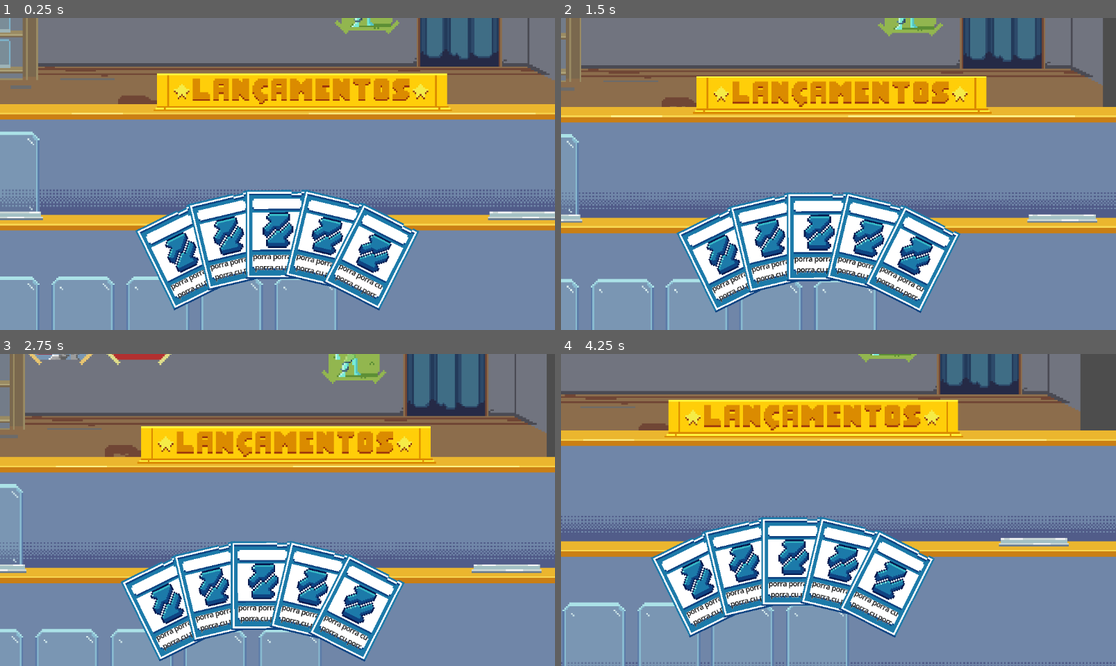
Above: before the commit, frames 1-4 (two rows, left to right).
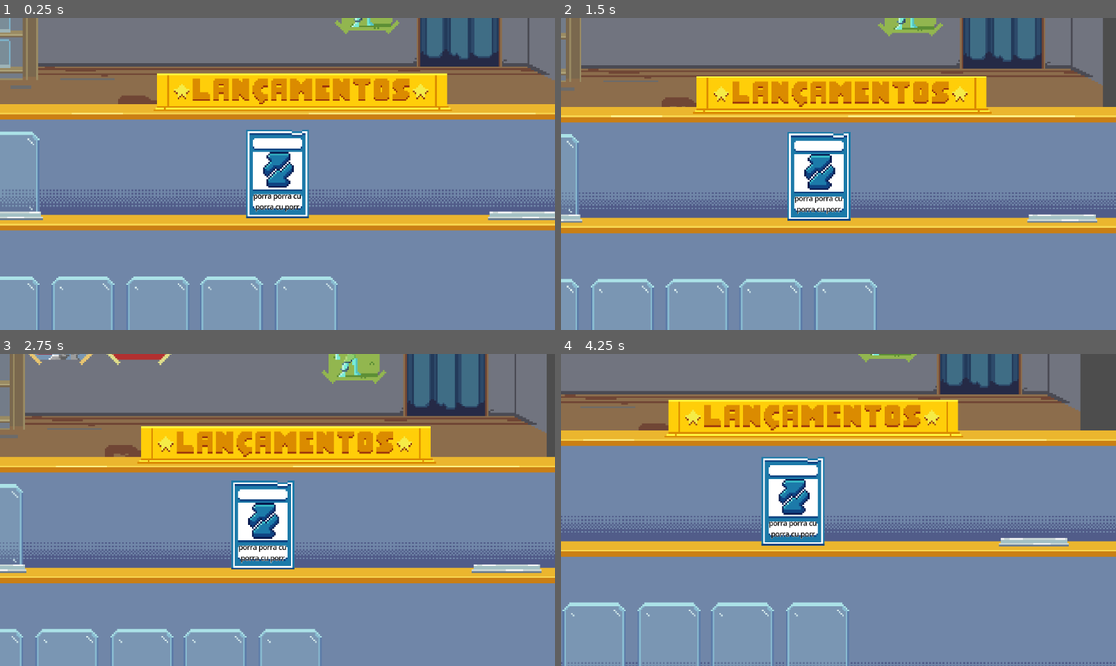
Above: after the commit, the same moments.

Repository: ingrydf12/datadeck
Game: Godot game, scene res://Fase1.tscn
Two runs of this game, one before a commit and one after it. Both use one fixed random seed, a clock stepped at 60 frames per second and the inputs below.
Inputs (mouse positions are in pixels of both pictures, inside the frame that each line leads up to):
- Up to frame 1 (0.25 s): no input
- Up to frame 2 (1.5 s): tap Enter at 0.5 s; move the mouse to (960, 158) at 0.52 s; click (960, 158) at 0.67 s; move the mouse to (727, 189) at 1.27 s; click (727, 189) at 1.42 s
- Up to frame 3 (2.75 s): move the mouse to (333, 441) at 2.02 s; click (333, 441) at 2.17 s
- Up to frame 4 (4.25 s): move the mouse to (810, 572) at 2.77 s; click (810, 572) at 2.92 s; move the mouse to (1005, 556) at 3.52 s; click (1005, 556) at 3.67 s

The runs differ from the first frame. In frame 1, 15% of the frame differs, in the area x 24-76%, y 35-94%; in frame 2, 15%; in frame 3, 15%; in frame 4, 15%, in the area x 16-68%, y 32-91%.
Error after the commit: Invalid assignment of property or key 'transform' with value of type 'Transform2D' on a base object of type 'Control (carta.gd)'. (res://fase_1.gd:35)

Commit message:
cartas sao Control e curva automatica

Diff:
--- /dev/null
+++ b/area_testes.tscn
@@ -0,0 +1,63 @@
+[gd_scene load_steps=6 format=3 uid="uid://dxv03q0eb5ekg"]
+
+[ext_resource type="PackedScene" uid="uid://ctpi2odakf7jn" path="res://carta.tscn" id="1_6kkv1"]
+[ext_resource type="PackedScene" uid="uid://c7mk3oyur7wxi" path="res://curva_mao.tscn" id="1_k1smi"]
+[ext_resource type="Texture2D" uid="uid://dou0qyhqk7xy2" path="res://assets/image.png" id="1_p34la"]
+
+[sub_resource type="StyleBoxTexture" id="StyleBoxTexture_m6kfh"]
+texture = ExtResource("1_p34la")
+texture_margin_left = 11.0
+texture_margin_top = 11.0
+texture_margin_right = 11.0
+texture_margin_bottom = 11.0
+
+[sub_resource type="Curve2D" id="Curve2D_p34la"]
+resource_local_to_scene = true
+bake_interval = 10.0
+_data = {
+"points": PackedVector2Array(-213.37071, 74.240364, 213.37071, -74.240364, -344, 7, -232.34811, -83.92025, 232.34811, 83.92025, 340, 7)
+}
+point_count = 2
+
+[node name="AreaTestes" type="Node"]
+
+[node name="ContainerFake" type="Panel" parent="."]
+offset_left = 213.0
+offset_top = 418.0
+offset_right = 389.0
+offset_bottom = 482.75
+scale = Vector2(4, 4)
+mouse_filter = 2
+theme_override_styles/panel = SubResource("StyleBoxTexture_m6kfh")
+
+[node name="CurvaMao" parent="." instance=ExtResource("1_k1smi")]
+position = Vector2(567, 583)
+curve = SubResource("Curve2D_p34la")
+
+[node name="Carta" parent="CurvaMao" instance=ExtResource("1_6kkv1")]
+offset_left = -209.66074
+offset_top = -30.315922
+offset_right = -209.66074
+offset_bottom = -30.315922
+rotation = -0.20619845
+
+[node name="Carta2" parent="CurvaMao" instance=ExtResource("1_6kkv1")]
+offset_left = -71.600235
+offset_top = -49.7182
+offset_right = -71.600235
+offset_bottom = -49.7182
+rotation = -0.07217129
+
+[node name="Carta3" parent="CurvaMao" instance=ExtResource("1_6kkv1")]
+offset_left = 67.80898
+offset_top = -50.16198
+offset_right = 67.80898
+offset_bottom = -50.16198
+rotation = 0.06643529
+
+[node name="Carta4" parent="CurvaMao" instance=ExtResource("1_6kkv1")]
+offset_left = 205.91277
+offset_top = -31.14969
+offset_right = 205.91277
+offset_bottom = -31.14969
+rotation = 0.20724529
--- a/carta.gd
+++ b/carta.gd
@@ -1,17 +1,19 @@
-extends Node2D
-
+extends Control
 
 @export_category("Dados")
 @export var dados : Operacao
 @export var descricao : String = ''
+
 var controlled : bool = false
 var origem : Vector2
 var rotacao_original : float
+var offset_original : Vector2
 var tween : Tween
 
 func _ready() -> void:
 	origem = global_position
 	rotacao_original = rotation
+	offset_original = $Textura.pivot_offset
 
 
 func _process(_delta: float) -> void:
@@ -20,29 +22,57 @@
 
 
 func _on_button_mouse_entered() -> void:
-	create_tween().tween_property($Sprite2D, 'scale',Vector2(4.8,4.8), 0.15)
-	create_tween().tween_property($Label, 'scale',Vector2(1.2,1.2), 0.15)
-	create_tween().tween_property($Sprite2D, 'offset',Vector2(-2,-2), 0.15)
-	z_index = 5
+	_crescer()
 
 func _on_button_button_down() -> void:
 	controlled = true
-	if tween and tween.is_running():
-		tween.kill()
-
-	tween = create_tween()
-	tween.set_trans(Tween.TRANS_ELASTIC)
-	tween.set_ease(Tween.EASE_OUT)
-	tween.tween_property(self, 'rotation', 0, 0.5)
-	z_index = 8
+	_rotacionar_gostoso()
 	desativar_irmas()
 
 func _on_button_button_up() -> void:
 	controlled = false
+
+	#vai detectar se foi soltada em cima da "mesa"
 	var areas = $Area2D.get_overlapping_areas()
+	print(areas)
 	if areas and areas[0].get_node('../').has_method('add_carta'):
 		areas[0].get_node('../').add_carta(self)
 
+	_voltar_original()
+	_diminuir()
+	ativar_irmas()
+
+
+func _on_button_mouse_exited() -> void:
+	_diminuir()
+
+func desativar_irmas():
+	for c in get_parent().get_children():
+		if c == self or c is not Control: continue
+		var b : Button = c.get_child(-1)
+		b.mouse_behavior_recursive = Control.MOUSE_BEHAVIOR_DISABLED
+
+func ativar_irmas():
+	for c in get_parent().get_children():
+		if c == self or c is not Control: continue
+		var b : Button = c.get_child(-1)
+		b.mouse_behavior_recursive = Control.MOUSE_BEHAVIOR_INHERITED
+
+func _crescer():
+	create_tween().tween_property($Textura, 'scale',Vector2(4.8,4.8), 0.15)
+	create_tween().tween_property($Label, 'scale',Vector2(1.2,1.2), 0.15)
+	#TODO: SOMBRAS
+	#create_tween().tween_property($Textura, 'pivot_offset', offset_original + Vector2(2,2), 0.15)
+	z_index = 5
+
+func _diminuir():
+	create_tween().tween_property($Textura, 'scale',Vector2(4, 4), 0.15)
+	create_tween().tween_property($Label, 'scale',Vector2(1, 1), 0.15)
+	#TODO: SOMBRAS
+	#create_tween().tween_property($Textura, 'pivot_offset', offset_original, 0.15)
+	z_index = 0
+
+func _voltar_original():
 	if not origem or not rotacao_original:
 		return
 
@@ -56,25 +86,13 @@
 	tween.tween_property(self, 'global_position', origem, 0.15)
 	tween.tween_property(self, 'rotation', rotacao_original, 0.15)
 
-	create_tween().tween_property($Sprite2D, 'scale',Vector2(4, 4), 0.15)
-	create_tween().tween_property($Label, 'scale',Vector2(1, 1), 0.15)
-	ativar_irmas()
+func _rotacionar_gostoso():
+	if tween and tween.is_running():
+		tween.kill()
 
-
-func _on_button_mouse_exited() -> void:
-	create_tween().tween_property($Sprite2D, 'scale',Vector2(4, 4), 0.15)
-	create_tween().tween_property($Label, 'scale',Vector2(1, 1), 0.15)
-	create_tween().tween_property($Sprite2D, 'offset',Vector2.ZERO, 0.15)
-	z_index = 0
-
-func desativar_irmas():
-	for c in get_parent().get_children():
-		if c == self: continue
-		var b : Button = c.get_child(0)
-		b.mouse_behavior_recursive = Control.MOUSE_BEHAVIOR_DISABLED
-
-func ativar_irmas():
-	for c in get_parent().get_children():
-		if c == self: continue
-		var b : Button = c.get_child(0)
-		b.mouse_behavior_recursive = Control.MOUSE_BEHAVIOR_INHERITED
+	tween = create_tween()
+	tween.set_trans(Tween.TRANS_ELASTIC)
+	tween.set_ease(Tween.EASE_OUT)
+	tween.tween_property(self, 'rotation', 0, 0.5)
+	print('oi')
+	z_index = 8
--- a/carta.tscn
+++ b/carta.tscn
@@ -11,29 +11,53 @@
 [sub_resource type="RectangleShape2D" id="RectangleShape2D_4gtqo"]
 size = Vector2(148, 208)
 
-[node name="Carta" type="Node2D"]
+[node name="Carta" type="Control"]
+layout_mode = 3
+anchors_preset = 0
 script = ExtResource("1_4gtqo")
 dados = SubResource("Resource_xu3ok")
 descricao = "teste para cartinha loucaaa"
 
-[node name="Button" type="Button" parent="."]
-modulate = Color(1, 1, 1, 0)
-offset_left = -74.0
-offset_top = -104.0
-offset_right = 74.0
-offset_bottom = 104.0
-mouse_filter = 1
+[node name="Sombra" type="TextureRect" parent="."]
+self_modulate = Color(0, 0, 0, 0.58431375)
+layout_mode = 1
+anchors_preset = 8
+anchor_left = 0.5
+anchor_top = 0.5
+anchor_right = 0.5
+anchor_bottom = 0.5
+offset_left = -18.500023
+offset_top = -26.0
+offset_right = 18.500023
+offset_bottom = 26.0
+grow_horizontal = 2
+grow_vertical = 2
+scale = Vector2(4, 4)
+pivot_offset = Vector2(18.5, 26)
+mouse_filter = 2
+mouse_behavior_recursive = 1
+texture = ExtResource("3_77s45")
+stretch_mode = 3
 
-[node name="Sprite2D" type="Sprite2D" parent="."]
-texture_filter = 3
+[node name="Textura" type="TextureRect" parent="."]
+layout_mode = 1
+anchors_preset = 8
+anchor_left = 0.5
+anchor_top = 0.5
+anchor_right = 0.5
+anchor_bottom = 0.5
+offset_left = -18.5
+offset_top = -26.0
+offset_right = 18.5
+offset_bottom = 26.0
+grow_horizontal = 2
+grow_vertical = 2
 scale = Vector2(4, 4)
+pivot_offset = Vector2(18.5, 26)
+mouse_filter = 2
+mouse_behavior_recursive = 1
 texture = ExtResource("3_77s45")
-
-[node name="Sombra" type="Sprite2D" parent="Sprite2D"]
-self_modulate = Color(0, 0, 0, 0.5294118)
-z_index = -1
-texture_filter = 3
-texture = ExtResource("3_77s45")
+stretch_mode = 3
 
 [node name="Area2D" type="Area2D" parent="."]
 
@@ -41,14 +65,15 @@
 shape = SubResource("RectangleShape2D_4gtqo")
 
 [node name="Label" type="Label" parent="."]
-anchors_preset = -1
+layout_mode = 0
 offset_left = -58.0
 offset_top = 41.0
 offset_right = 58.0
 offset_bottom = 88.66667
 grow_horizontal = 2
 grow_vertical = 2
-pivot_offset = Vector2(58, 23)
+pivot_offset = Vector2(58, -41)
+mouse_behavior_recursive = 1
 theme_override_colors/font_color = Color(0, 0, 0, 1)
 theme_override_colors/font_outline_color = Color(1, 1, 1, 1)
 theme_override_constants/outline_size = 5
@@ -57,8 +82,16 @@
 vertical_alignment = 1
 autowrap_mode = 1
 
+[node name="Button" type="Button" parent="."]
+modulate = Color(1, 1, 1, 0)
+layout_mode = 0
+offset_left = -74.0
+offset_top = -104.0
+offset_right = 74.0
+offset_bottom = 104.0
+mouse_filter = 1
+
 [connection signal="button_down" from="Button" to="." method="_on_button_button_down"]
 [connection signal="button_up" from="Button" to="." method="_on_button_button_up"]
 [connection signal="mouse_entered" from="Button" to="." method="_on_button_mouse_entered"]
 [connection signal="mouse_exited" from="Button" to="." method="_on_button_mouse_exited"]
-[connection signal="area_entered" from="Area2D" to="." method="_on_area_2d_area_entered"]
--- a/curva_mao.gd
+++ b/curva_mao.gd
@@ -11,6 +11,8 @@
 func _process(_delta: float) -> void:
 	if Engine.is_editor_hint():
 		line.points = curve.get_baked_points()
+		_organizar_filhos()
+
 
 func get_filler_points(n_elements: int) -> Array[Transform2D]:
 	var tam = curve.get_baked_length()
@@ -21,3 +23,15 @@
 		lista.append(curve.sample_baked_with_rotation((i+1)*espaco))
 
 	return lista
+
+
+func _organizar_filhos():
+	var filhos : Array[Node] = get_children().slice(1)
+	if not filhos:
+		return
+
+	var transforms : Array[Transform2D] = get_filler_points(filhos.size())
+
+	for i in range(len(filhos)):
+		filhos[i].position = transforms[i].get_origin()
+		filhos[i].rotation = transforms[i].get_rotation()
Binary file added: assets/image.png
Not shown, added: assets/image.png.import
